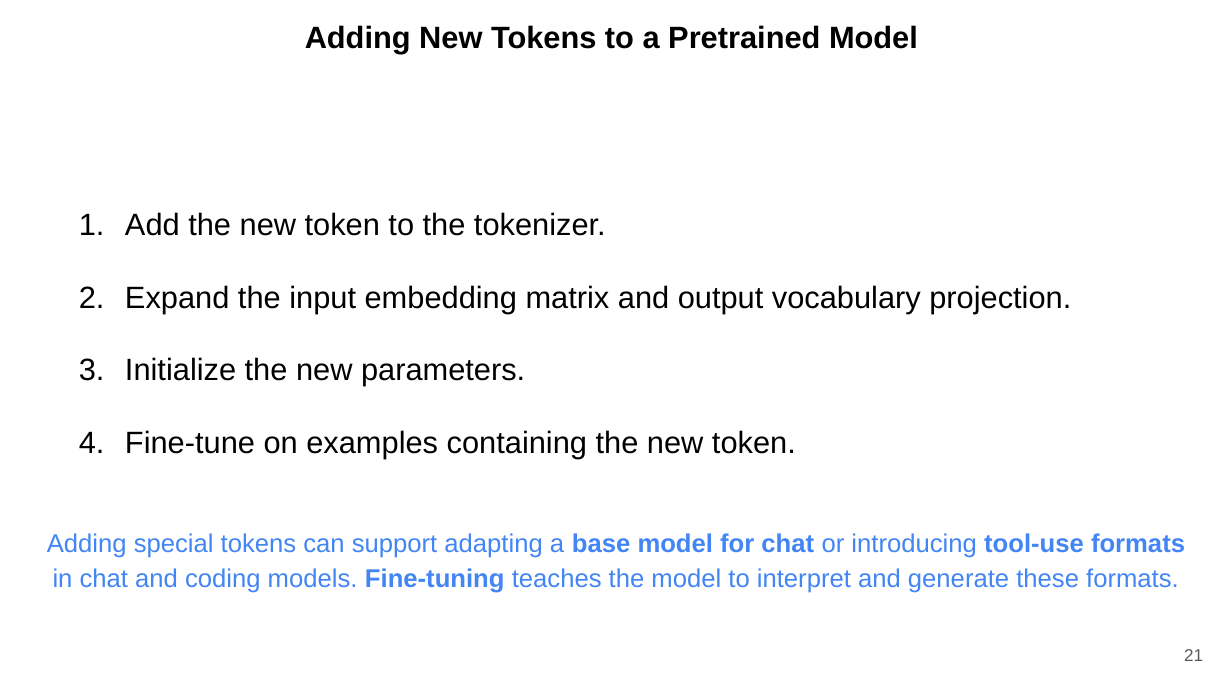
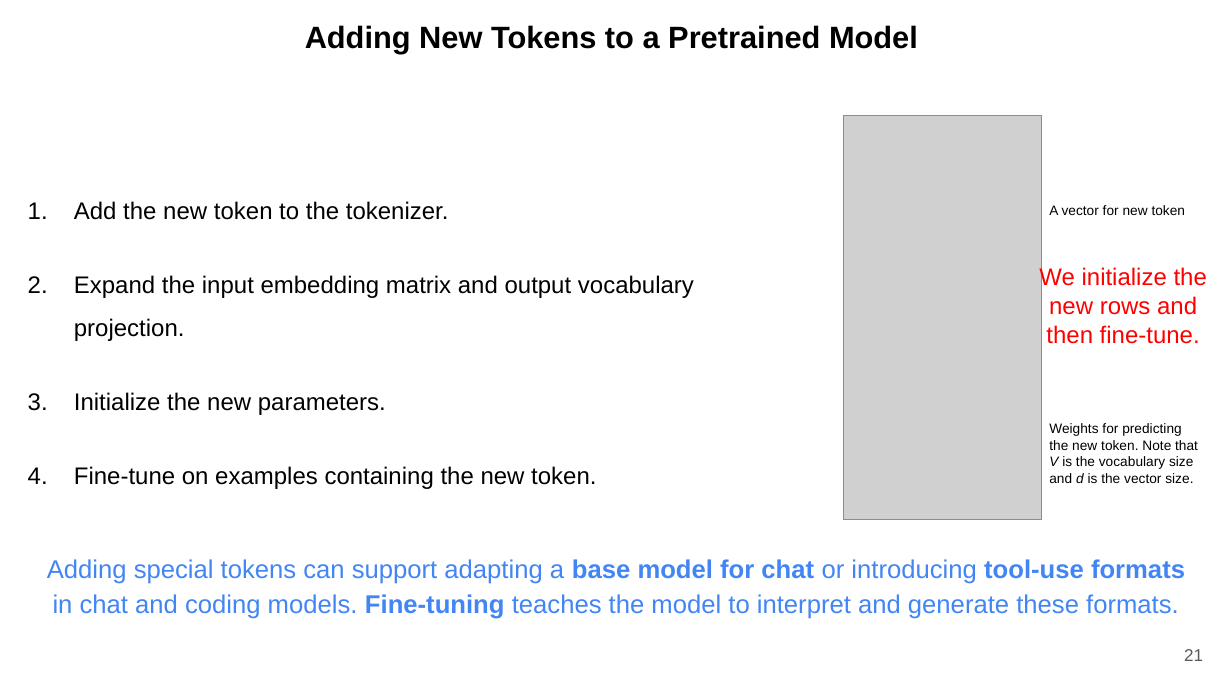
Before and after one commit to ducspe/DCPresentations, a slide deck: slide 21 of UnderstandingTokenization/UnderstandingTokenization.pptx. Drawn at 1232x693 pixels with LibreOffice and Linux fonts; fonts in the diff are those of the drawing; grey boxes stand for pictures. Boxes give left, top, right and bottom in pixels: in the first picture for what was removed or moved away, otherwise in the second. Text is boxed around its words. In the diff, an @@ line names an element or a change of style, - is before the commit and + after.

Commit message:
Refine Diffusion and Tokenization slides and update video tutorials
- Correct and clarify the Diffusion and Tokenization presentations in PDF and PowerPoint formats.
- Update the corresponding video tutorials and English SRT subtitles to reflect the revised slides.
- Remove the three VTT caption files, with browser caption regeneration and GitHub Pages updates deferred to a follow-up.

```diff
--- a/UnderstandingTokenization/UnderstandingTokenization.pptx
+++ b/UnderstandingTokenization/UnderstandingTokenization.pptx
@@ picture added at bbox=[844, 116, 1042, 520] @@
@@ text "Add the new token to ...": place and size @@
-text "Add the new token to ..." at bbox=[125, 212, 1071, 458]
+text "Add the new token to ..." at bbox=[74, 201, 694, 489]
@@ text "Add the new token to ..." at bbox=[74, 201, 694, 489]: size 18 to 14 pt; more space between paragraphs @@
@@ text added at bbox=[1049, 205, 1186, 215], 8 pt, text #000000 @@
+A vector for new token
@@ text added at bbox=[1039, 266, 1207, 344], 14 pt, text #FF0000 @@
+We initialize the new rows and then fine-tune.
@@ text added at bbox=[1049, 423, 1198, 483], 8 pt, text #000000 @@
+Weights for predicting the new token. Note that V is the vocabulary size and d is the vector size.
@@ text "Adding special tokens can support ...": place and size @@
-text "Adding special tokens can support ..." at bbox=[47, 533, 1185, 593]
+text "Adding special tokens can support ..." at bbox=[47, 559, 1185, 619]
```
Also in this commit, not shown: 10 other slides changed, 10 other files.
